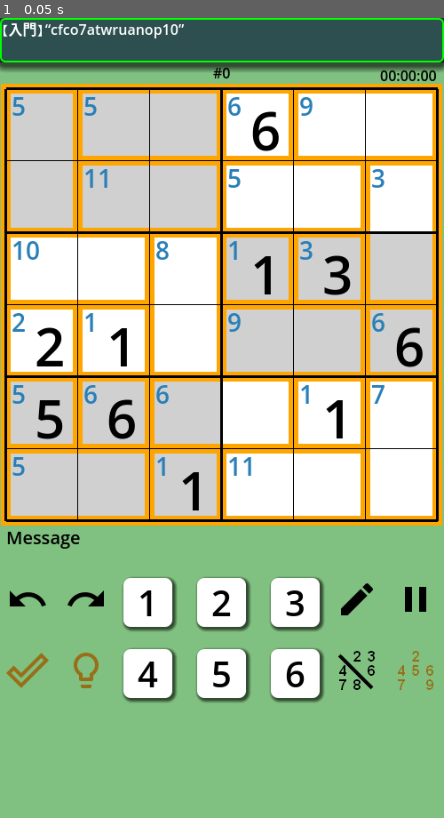
Above: before the commit, frame 1.
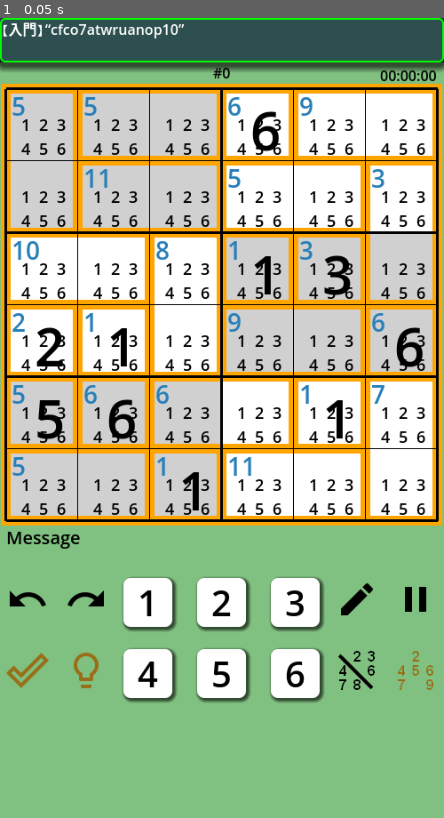
Above: after the commit, the same moment.

Repository: vivisuke/GD4KillerSudoku6
Game: Godot game, scene res://main_scene.tscn
Two runs of this game, one before a commit and one after it. Both use one fixed random seed, a clock stepped at 60 frames per second and the inputs below.
Inputs:
- Up to frame 1 (0.05 s): no input

The runs differ from the first frame. In frame 1, 3.7% of the frame differs, in the area x 4-96%, y 12-63%.

Commit message:
0045 ◎ C 04/07 04/07 0.001│ToDo│候補数字用ラベル生成

Diff:
--- a/GD4KillerSudoku6/scripts/global.gd
+++ b/GD4KillerSudoku6/scripts/global.gd
@@ -167,4 +167,4 @@
 ##		tqSolvedYMD = ""
 ##		tqSolvedSec = [-1, -1, -1]
 func memo_label_pos(px, py, h, v):
-	return Vector2(px + CELL_WIDTH4*(h+1)-3, py + CELL_WIDTH3*(v+1)+2)
+	return Vector2(px + CELL_WIDTH4*(h+1)-3, py + CELL_WIDTH3*(v+1))
--- a/GD4KillerSudoku6/scripts/main_scene.gd
+++ b/GD4KillerSudoku6/scripts/main_scene.gd
@@ -398,9 +398,11 @@
 				for h in range(N_BOX_HORZ):
 					label = Label.new()
 					lst.push_back(label)
+					label.add_theme_color_override("font_color", Color.BLACK)
+					label.add_theme_font_size_override("font_size", 18)
 					label.position = g.memo_label_pos(px, py, h, v)
 					label.text = ""
-					#label.text = str(v*3+h+1)
+					label.text = str(v*3+h+1)
 					$Board.add_child(label)
 			memo_labels.push_back(lst)
 
@@ -1097,15 +1099,20 @@
 func find_last_blank_cell_in_cage():
 	for ci in range(cage_list.size()):
 		var cage = cage_list[ci]
+		var sum = cage[CAGE_SUM]
 		var lst = cage[CAGE_IX_LIST]
-		var n = lst.size()		# 当該ケージ内の空白セル数
+		var nspc = lst.size()		# 当該ケージ内の空白セル数
 		var bix					# 空欄セル位置
 		for i in range(lst.size()):
-			if get_cell_numer(lst[i]) != 0: n -= 1
-			else: bix = lst[i]
-		if n == 1:
-			return bix
-	return -1
+			var cn = get_cell_numer(lst[i])
+			if get_cell_numer(lst[i]) != 0:
+				nspc -= 1
+				sum -= cn
+			else:
+				bix = lst[i]
+		if nspc == 1:
+			return [bix, sum]
+	return [-1, -1]
 #func _unhandled_input(event):
 #	print("_unhandled_input()")
 #	pass
Not shown, changed: GD4KillerSudoku6.spr
